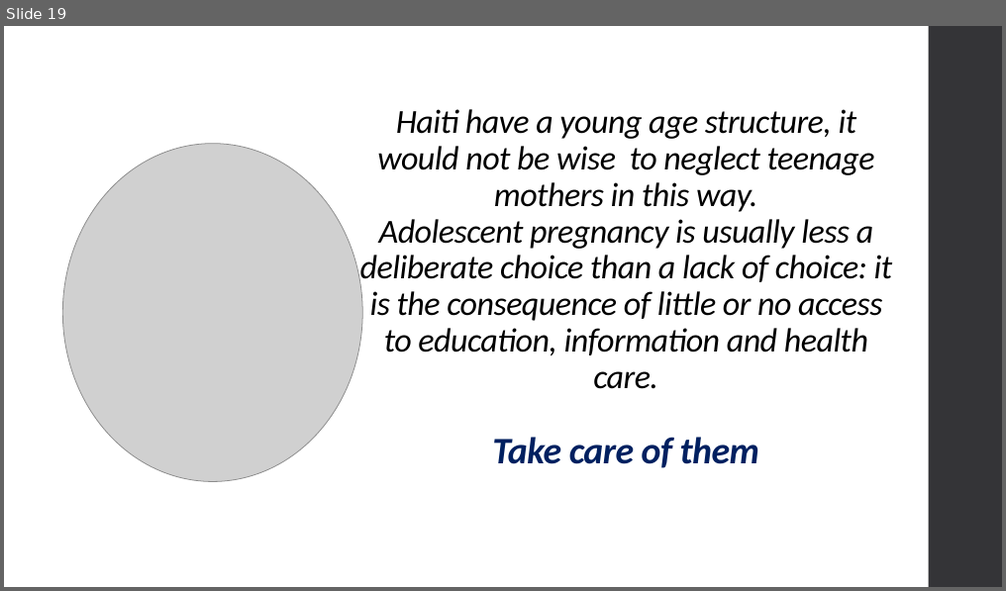
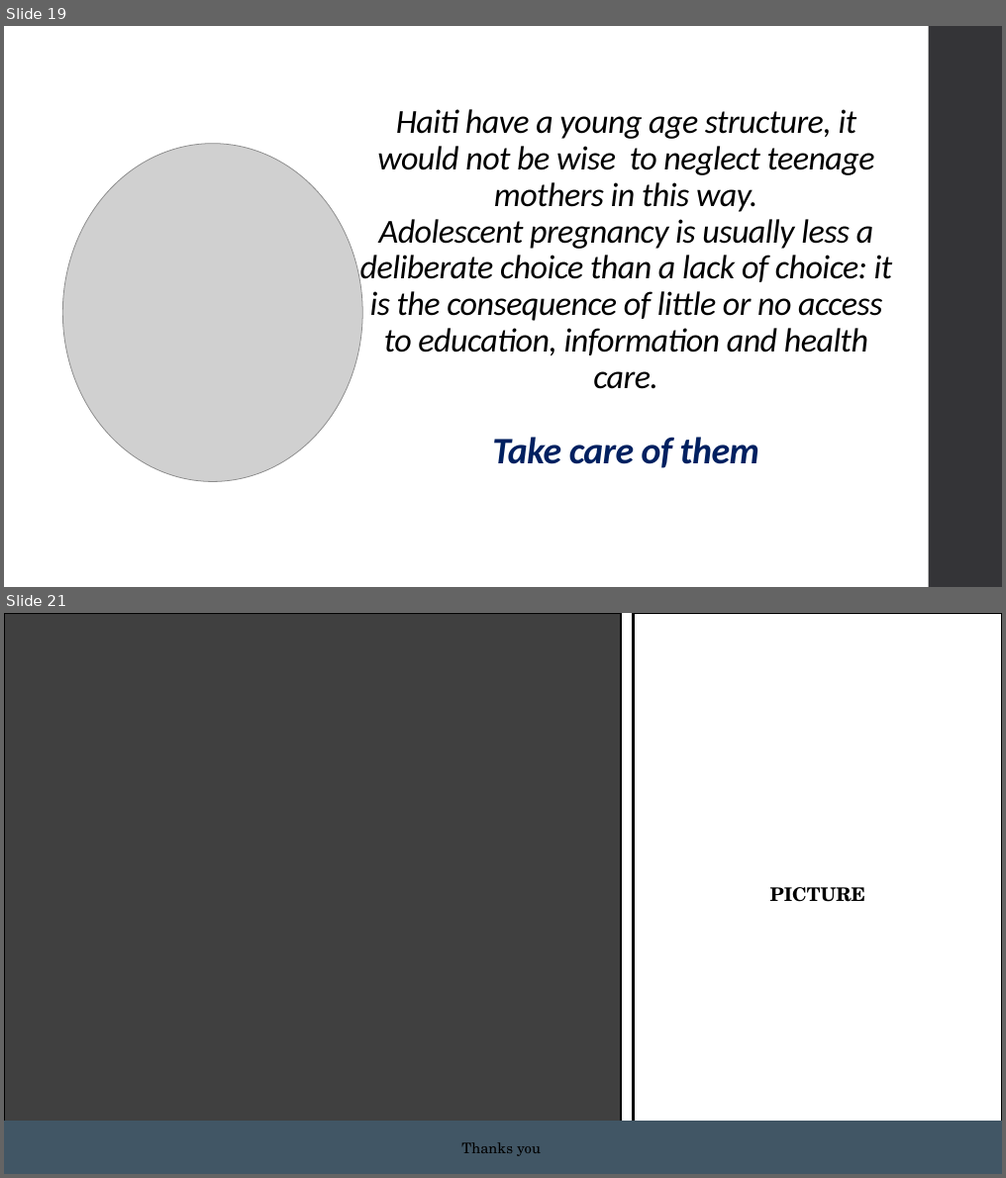
Before and after one commit to Maickery/Child_of_change, a slide deck: Result/Presentation.pptx. Shown one above the other, each under a label of ours: slide 19 before the commit, slides 19 and 21 after it; the slides between them are not shown. The pictures are 1006x591 and 1006x1178 pixels, drawn with LibreOffice and Linux fonts; fonts in the diff are those of the drawing; grey boxes stand for pictures. Boxes give left, top, right and bottom in pixels: in the first picture for what was removed or moved away, otherwise in the second. Text is boxed around its words. In the diff, an @@ line names an element or a change of style, - is before the commit and + after.

```diff
--- a/Result/Presentation.pptx
+++ b/Result/Presentation.pptx
@@ slide 21 added at box(4, 613, 1002, 1174), background #FFFFFF; not listed: 1 template element that a slide beside it also shows @@
@@ rectangle added at box(4, 613, 621, 1174), fill #404040, outline #000000 2.25 pt @@
@@ rectangle added at box(634, 613, 1002, 1174), fill #FFFFFF, outline #000000 2.25 pt, 18 pt, text #000000, bold @@
+PICTURE
@@ rectangle added at box(4, 1121, 1002, 1174), fill #415665, 14 pt, text #000000 @@
+Thanks you
```
Also in this commit, not shown: 7 slides changed, 3 other slides added, 2 slides removed, 1 other file.
